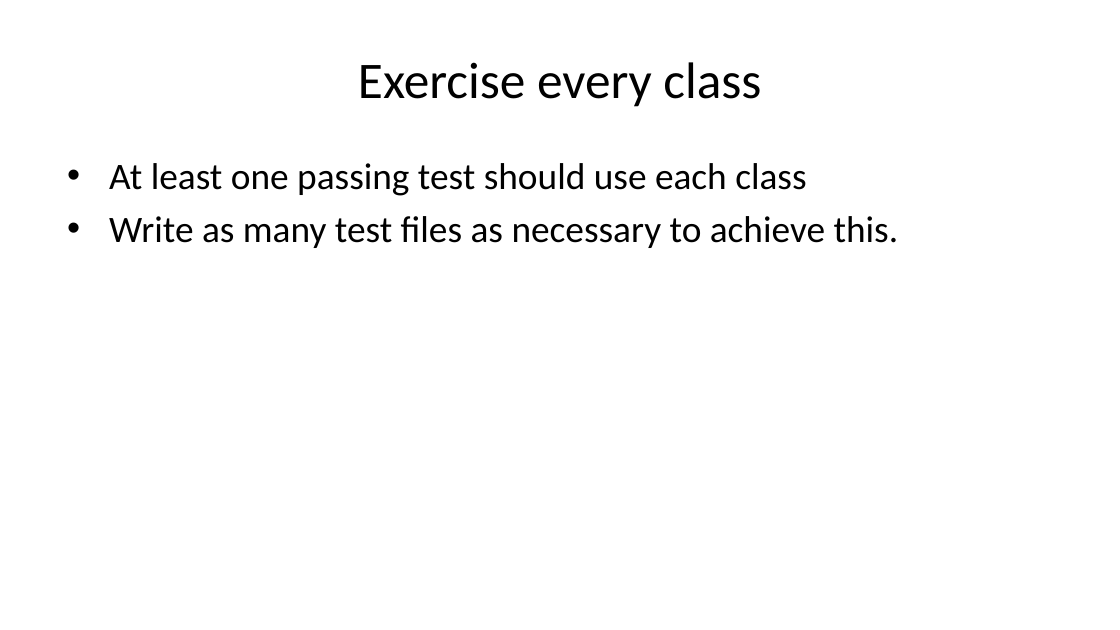
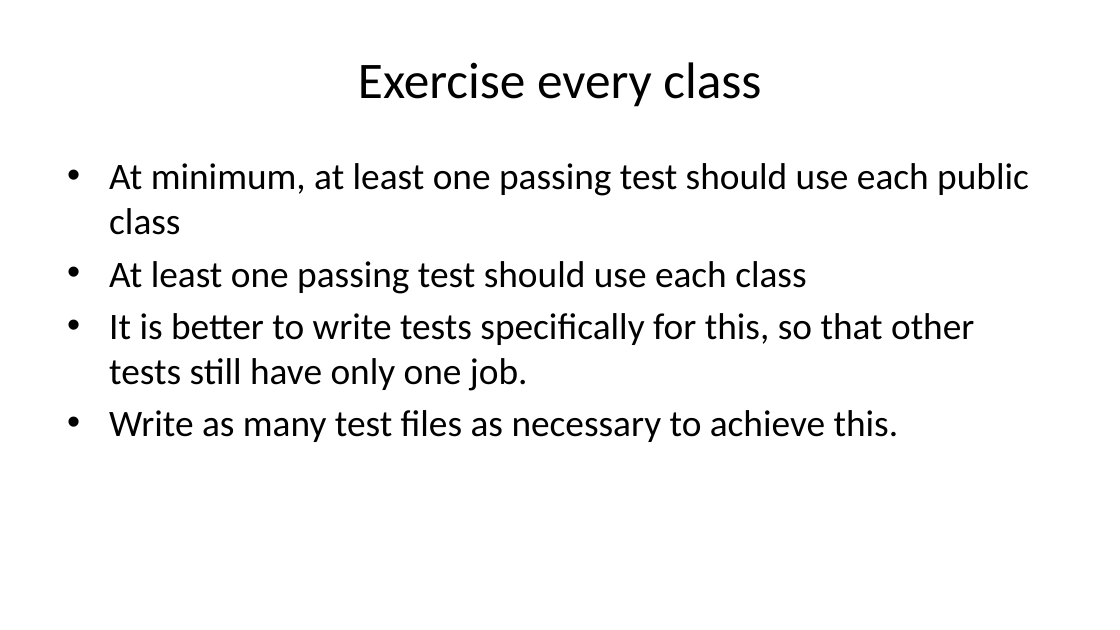
Before and after one commit to sbn-psi/dmsp, a slide deck: slide 17 of LDDTesting/stone-LDDTestingTechniques.pptx. Drawn at 1120x630 pixels with LibreOffice and Linux fonts; fonts in the diff are those of the drawing. Boxes give left, top, right and bottom in pixels: in the first picture for what was removed or moved away, otherwise in the second. Text is boxed around its words. In the diff, an @@ line names an element or a change of style, - is before the commit and + after.

Commit message:
Added more about minimum required tests, and test organization

```diff
--- a/LDDTesting/stone-LDDTestingTechniques.pptx
+++ b/LDDTesting/stone-LDDTestingTechniques.pptx
@@ text at [109,163,1029,235]: paragraph added @@
+• At minimum, at least one passing test should use each public class
@@ text at [109,313,974,391]: paragraph added @@
+• It is better to write tests specifically for this, so that other tests still have only one job.
```
Also in this commit, not shown: 1 other slide changed, 2 other files.
